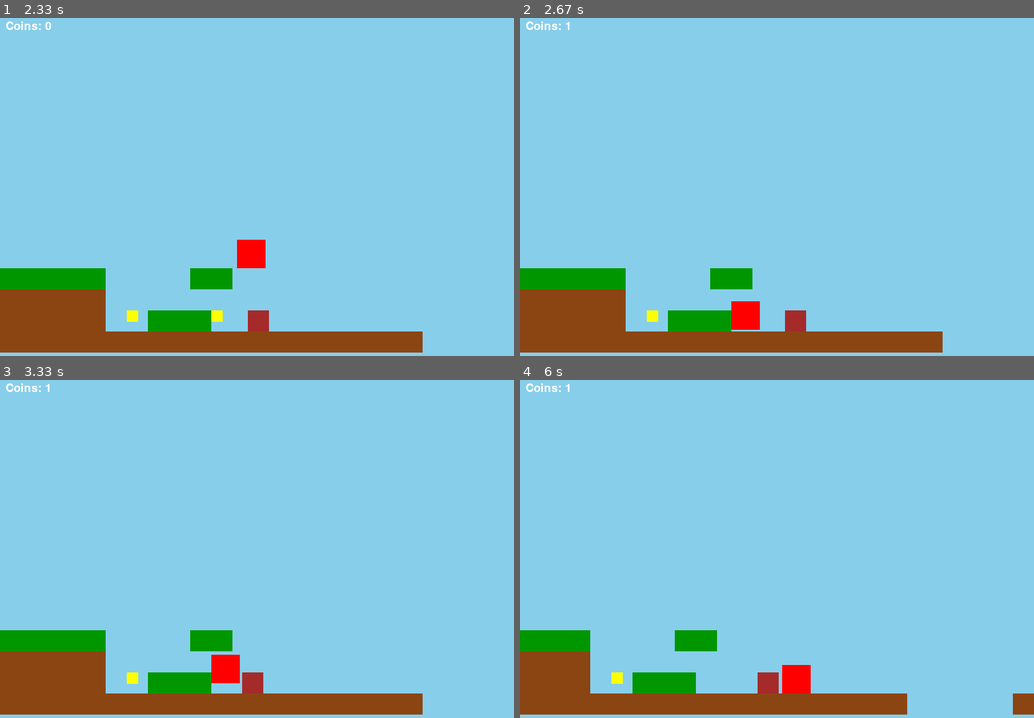
Above: before the commit, frames 1-4 (two rows, left to right).
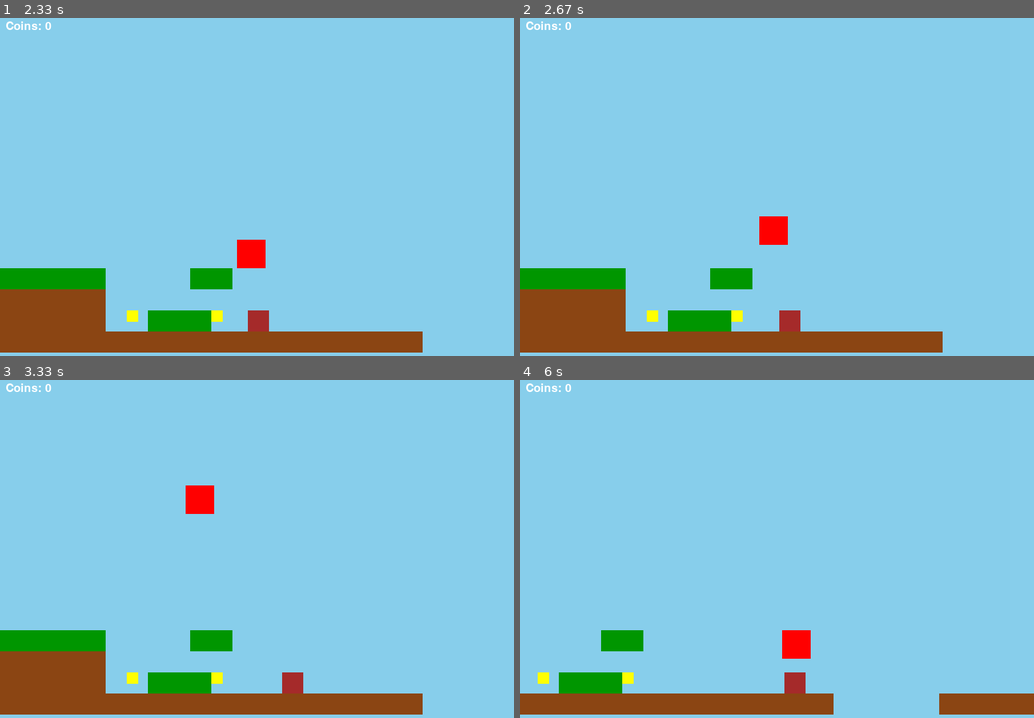
Above: after the commit, the same moments.

Repository: Graciano-B-L-Junior/Gamedevportfolio_pygame
Game: pygame game, started from 2 - Platform game/game.py
Same seed, same stepped clock (60 frames per second), same inputs: the game is played once before the commit and once after it.
Inputs:
- Up to frame 1 (2.33 s): hold Space 0.33-0.8 s; hold Right 0.33-0.8 s; hold Right 0.83-1.3 s; tap Space at 0.9, 1.2, 1.4, 1.73, 2.03, 2.23 s; hold Up 1.33-1.63 s; hold Right 1.67-2.13 s; hold Left from 2.17 s (still down)
- Up to frame 2 (2.67 s): keep holding Left; tap Space at 2.53 s
- Up to frame 3 (3.33 s): release Left at 2.7 s; hold Left 2.73-3.13 s; tap Space at 2.8, 3.1, 3.23 s; hold Up from 3.17 s (still down)
- Up to frame 4 (6 s): release Up at 3.53 s; hold Right 3.57-4.2 s; tap Space at 3.63, 3.93, 4.3, 4.6, 4.8, 5.1, 5.3, 5.63, 5.93 s; hold Left 4.23-4.7 s; hold Right 4.73-5.2 s; hold Up 5.23-5.53 s; hold Right from 5.57 s (still down)

Frame 1 is identical in both runs. In frame 2, 1.1% of the frame differs, in the area x 8-56%, y 1-93%; in frame 3, 1.5%; in frame 4, 7.8%, in the area x 0-96%, y 1-99%.

Commit message:
Refactor vertical collision logic between player and enemy

Diff:
--- a/2 - Platform game/enemy.py
+++ b/2 - Platform game/enemy.py
@@ -27,11 +27,13 @@
         super().update(delta_time)
 
     def handle_horizontal_collisions(self):
+        player_instance = None
         for other in self.other_rects:
             is_player_instance = False
             if isinstance(other, Player):
                 rect = other.rect
                 is_player_instance = True
+                player_instance = other
             else:
                 rect = other
             if self.rect.colliderect(rect):
@@ -43,7 +45,7 @@
                     self.rect.left = rect.right
 
                 if is_player_instance:
-                    other.get_hit_signal(self.rect)
+                    player_instance.get_hit_signal(self.rect)
 
                 self.vx *= -1
 
@@ -58,7 +60,6 @@
             if self.rect.colliderect(rect):
                 if is_player_instance:
                     self.health -= 1
-                    print("oi")
                     player_instance.get_hit_signal(self.rect)
                 elif self.vy > 0:
                     self.rect.bottom = rect.top
--- a/2 - Platform game/game.py
+++ b/2 - Platform game/game.py
@@ -37,7 +37,6 @@
         self.clock = pygame.time.Clock()
         self.running = True
         self.TILE_SIZE = self.screen_height // len(TILEMAP)
-
         # Game Objects
         self.player = None
         self.enemies = []
@@ -47,7 +46,6 @@
         self.coins = []
         self._create_entities()
         self.trigger = False
-
         # Camera
         self.cam_offset_x = 0
         self.target_cam_x = 0
@@ -123,7 +121,6 @@
 
     def draw(self):
         self.screen.fill((135, 206, 235))
-
         # Draw level geometry
         for platform_rect, tile_type in self.platforms:
             draw_rect = platform_rect.copy()
@@ -144,7 +141,6 @@
 
         pygame.display.flip()
 
-
     def run(self):
         while self.running:
             delta_time = self.clock.get_time() / 1000.0
--- a/2 - Platform game/player.py
+++ b/2 - Platform game/player.py
@@ -45,7 +45,8 @@
         self.screen_width = game_screen
 
         # Collision/hit data
-        self.apply_hit_movement_logic = False
+        self.apply_hit_horizontal_movement_logic = False
+        self.apply_hit_vertical_movement_logic = False
         self.collision_data = {
             "enemy" : None,
             "from_left" : False,
@@ -93,14 +94,15 @@
                 if self.vx > 0: self.vx = 0
 
 
-        if self.apply_hit_movement_logic and (self.collision_data["from_left"] or self.collision_data["from_right"]):
+        if self.apply_hit_horizontal_movement_logic and (self.collision_data["from_left"] or self.collision_data["from_right"]):
             if self.collision_data["from_left"]:
                 self.vx += self.knockback_impulse
             elif self.collision_data["from_right"]:
                 self.vx -= self.knockback_impulse
 
-            self.apply_hit_movement_logic = False
-            self.reset_collision_data()
+            self.apply_hit_horizontal_movement_logic = False
+            if not self.apply_hit_vertical_movement_logic:
+                self.reset_collision_data()
 
         self.vx = max(-self.max_speed, min(self.max_speed, self.vx))
 
@@ -120,14 +122,13 @@
         self.vy += self.gravity * delta_time
         self.vy = min(self.vy, self.maximum_fall_speed)
 
-        if self.apply_hit_movement_logic and (self.collision_data["from_top"] or self.collision_data["from_bottom"]):
-            print(f'collision_data: {self.collision_data}')
+        if self.apply_hit_vertical_movement_logic and (self.collision_data["from_top"] or self.collision_data["from_bottom"]):
             if self.collision_data["from_top"]:
-                self.vy += self.knockback_impulse
+                self.vy = -self.knockback_impulse
             elif self.collision_data["from_bottom"]:
-                self.vy -= self.knockback_impulse
-
-            self.apply_hit_movement_logic = False
+                self.vy = self.knockback_impulse
+
+            self.apply_hit_vertical_movement_logic = False
 
             self.reset_collision_data()
 
@@ -194,18 +195,18 @@
         overlap_x = max(0, min(self.rect.right, enemy_rect.right) - max(self.rect.left, enemy_rect.left))
         overlap_y = max(0, min(self.rect.bottom, enemy_rect.bottom) - max(self.rect.top, enemy_rect.top))
 
-        if overlap_x < overlap_y: # Horizontal collision
+        if overlap_x < overlap_y:
             if self.rect.centerx < enemy_rect.centerx:
                 self.collision_data["from_right"] = True
             else:
                 self.collision_data["from_left"] = True
-        else: # Vertical collision
-            if self.rect.centery < enemy_rect.centery: # Player hit enemy from above
+            self.apply_hit_horizontal_movement_logic = True
+        else:
+            if self.rect.centery < enemy_rect.centery:
                 self.collision_data["from_top"] = True
-            else: # Player hit enemy from below
+            else:
                 self.collision_data["from_bottom"] = True
-
-        self.apply_hit_movement_logic = True
+            self.apply_hit_vertical_movement_logic = True
 
     def player_hit_enemy_signal(self, enemy_rect):
         self.y -= self.knockback_impulse
